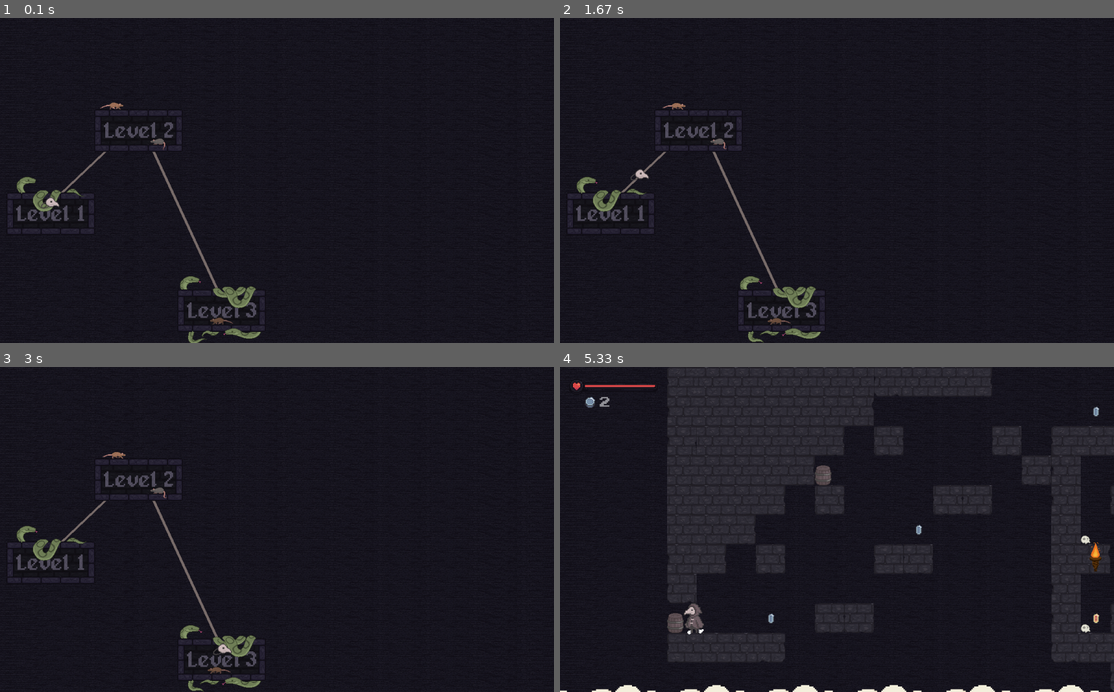
Above: before the commit, frames 1-4 (two rows, left to right).
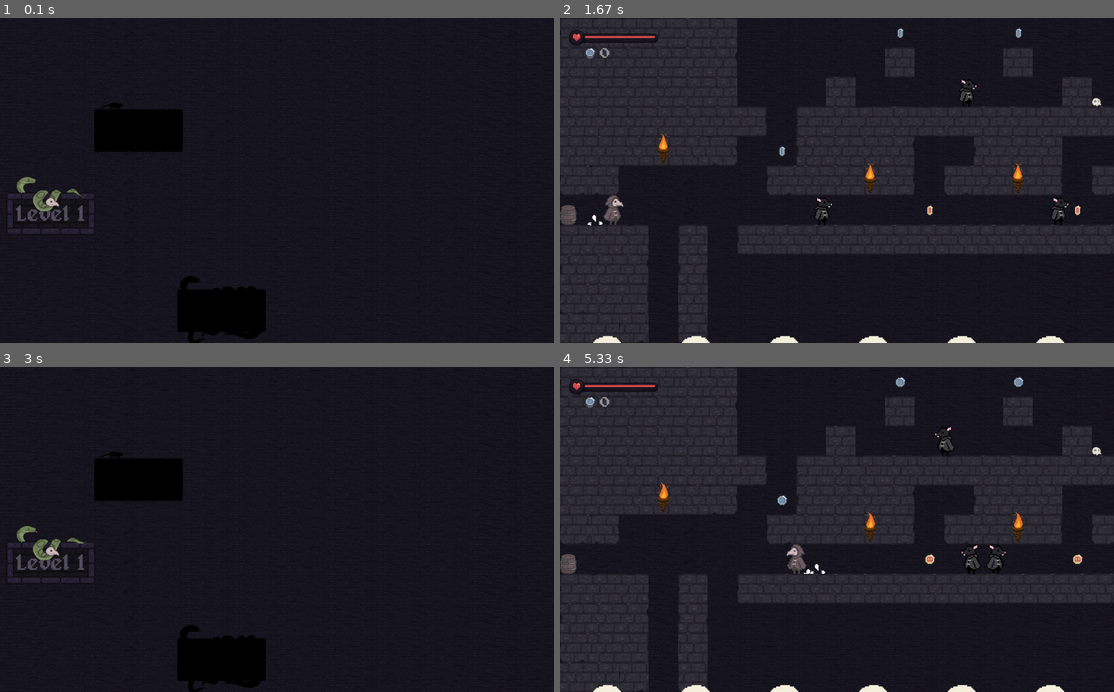
Above: after the commit, the same moments.

Repository: Michael-merlot/Pygame_4_Steve_jOBS_bvt2207
Game: pygame game, started from Code/main.py
The game is run twice, just before and just after one commit, with the same random seed, the same clock (stepped at 60 frames per second) and the same inputs.
Inputs:
- Up to frame 1 (0.1 s): no input
- Up to frame 2 (1.67 s): tap Space at 0.33, 1.23, 1.53 s; hold D 0.67-1.13 s; hold D 1.17-1.63 s
- Up to frame 3 (3 s): hold D 1.67-2.2 s; tap Space at 1.73, 2.03, 2.3, 2.6, 2.73 s; hold A 2.23-2.63 s; hold D from 2.67 s (still down)
- Up to frame 4 (5.33 s): tap Space at 3.03, 3.4, 3.7, 3.9, 4.2, 4.4, 4.7, 4.9, 5.2 s; release D at 3.3 s; hold D 3.33-3.8 s; hold D 3.83-4.3 s; hold D 4.33-4.8 s; hold A from 4.83 s (still down)

The runs differ from the first frame. In frame 1, 3.7% of the frame differs, in the area x 11-48%, y 25-100%; in frame 2, 21%; in frame 3, 3.8%; in frame 4, 23%, in the area x 0-100%, y 0-100%.

Commit message:
Optimize code and add new files

Diff:
--- a/Code/level.py
+++ b/Code/level.py
@@ -16,6 +16,12 @@
         self.display_surface = surface
         self.world_shift = 0
         self.current_x = None
+
+        # Музыка
+        self.coin_sound = pygame.mixer.Sound('../audio/effects/coin.wav')
+        self.coin_sound.set_volume(0.1)
+        self.stomp_sound = pygame.mixer.Sound('../audio/effects/stomp.wav')
+        self.stomp_sound.set_volume(0.1)
 
         # Связь с внешним миром
         self.create_overworld = create_overworld
@@ -141,43 +147,36 @@
 
     def hor_movement_collision(self):
         player = self.player.sprite
-        player.rect.x += player.direction.x * player.speed
+        player.collision_rect.x += player.direction.x * player.speed
         collidable_sprites = self.terrain_sprites.sprites() + self.crate_sprites.sprites()
         for sprite in collidable_sprites:
-            if sprite.rect.colliderect(player.rect):
+            if sprite.rect.colliderect(player.collision_rect):
                 if player.direction.x < 0:
-                    player.rect.left = sprite.rect.right
+                    player.collision_rect.left = sprite.rect.right
                     player.on_left = True
                     self.current_x = player.rect.left
                 elif player.direction.x > 0:
-                    player.rect.right = sprite.rect.left
+                    player.collision_rect.right = sprite.rect.left
                     player.on_right = True
                     self.current_x = player.rect.right
-
-        if player.on_left and (player.rect.left < self.current_x or player.direction.x >= 0):
-            player.on_left = False
-        if player.on_right and (player.rect.right < self.current_x or player.direction.x <= 0):
-            player.on_right = False
 
     def ver_movement_collision(self):
         player = self.player.sprite
         player.apply_gravity()
         collidable_sprites = self.terrain_sprites.sprites() + self.crate_sprites.sprites()
         for sprite in collidable_sprites:
-            if sprite.rect.colliderect(player.rect):
+            if sprite.rect.colliderect(player.collision_rect):
                 if player.direction.y > 0:
-                    player.rect.bottom = sprite.rect.top
+                    player.collision_rect.bottom = sprite.rect.top
                     player.direction.y = 0
                     player.on_ground = True
                 elif player.direction.y < 0:
-                    player.rect.top = sprite.rect.bottom
+                    player.collision_rect.top = sprite.rect.bottom
                     player.direction.y = 0
                     player.on_ceiling = True
 
         if player.on_ground and player.direction.y < 0 or player.direction.y > 1:
             player.on_ground = False
-        if player.on_ceiling and player.direction.y > 0:
-            player.on_ceiling = False
 
     def scroll_x(self):
         player = self.player.sprite
@@ -220,6 +219,7 @@
     def check_coin_collisions(self):
         collided_coins = pygame.sprite.spritecollide(self.player.sprite, self.coin_sprites, True)
         if collided_coins:
+            self.coin_sound.play()
             for coin in collided_coins:
                 self.change_coins(coin.value)
 
@@ -232,6 +232,7 @@
                 enemy_top = enemy.rect.top # Сверху
                 player_bottom = self.player.sprite.rect.bottom # Расстояние
                 if enemy_top < player_bottom < enemy_center and self.player.sprite.direction.y >= 0:
+                    self.stomp_sound.play()
                     self.player.sprite.direction.y = -15
                     explosion_sprite = ParticleEffect(enemy.rect.center, 'explosion')
                     self.explosion_sprites.add(explosion_sprite)
@@ -239,12 +240,15 @@
                 else:
                     self.player.sprite.get_damage()
 
-
     def run(self):
         # Пробег игры и уровня
 
         # Декорация
         self.sky.draw(self.display_surface)
+
+        # Пыль
+        self.dust_sprite.update(self.world_shift)
+        self.dust_sprite.draw(self.display_surface)
 
         # Блоки
         self.terrain_sprites.update(self.world_shift)
@@ -274,10 +278,6 @@
         self.explosion_sprites.update(self.world_shift)
         self.explosion_sprites.draw(self.display_surface)
 
-        # Пыль
-        self.dust_sprite.update(self.world_shift)
-        self.dust_sprite.draw(self.display_surface)
-
         # Игровые спрайты
         self.player.update()
         self.hor_movement_collision()
--- a/Code/main.py
+++ b/Code/main.py
@@ -9,14 +9,19 @@
     def __init__(self):
 
         # Игровые атрибуты
-        self.max_level = 2
+        self.max_level = 0
         self.max_health = 100
         self.current_health = 100
         self.coins = 0
 
+        # Музыка
+        self.level_bg_music = pygame.mixer.Sound('../audio/level_music.mp3')
+        self.overworld_bg_music = pygame.mixer.Sound('../audio/overworld_music.mp3')
+
         # Создание мира
         self.overworld = Overworld(0, self.max_level, screen, self.create_level)
         self.status = 'overworld'
+        self.overworld_bg_music.play(loops= -1)
 
         # Пользовательский интерфейс
         self.ui = UI(screen)
@@ -24,12 +29,16 @@
     def create_level(self, current_level):
         self.level = Level(current_level, screen, self.create_overworld, self.change_coins, self.change_health)
         self.status = 'level'
+        self.overworld_bg_music.stop()
+        self.level_bg_music.play(loops= -1)
 
     def create_overworld(self, current_level, new_max_level):
         if new_max_level > self.max_level:
             self.max_level = new_max_level
         self.overworld = Overworld(current_level, self.max_level, screen, self.create_level)
         self.status = 'overworld'
+        self.overworld_bg_music.play(loops= -1)
+        self.level_bg_music.stop()
 
     def change_coins(self, amount):
         self.coins += amount
@@ -44,6 +53,8 @@
             self.max_level = 0
             self.overworld = Overworld(0, self.max_level, screen, self.create_level)
             self.status = 'overworld'
+            self.level_bg_music.stop()
+            self.overworld_bg_music.play(loops=-1)
 
     def run(self):
         if self.status == 'overworld':
@@ -53,7 +64,6 @@
             self.ui.show_health(self.current_health, self.max_health)
             self.ui.show_coins(self.coins)
             self.check_game_over()
-
 
 # Pygame setup
 pygame.init()
--- a/Code/player.py
+++ b/Code/player.py
@@ -24,6 +24,7 @@
         self.speed = 8
         self.gravity = 0.8
         self.jump_speed = -16
+        self.collision_rect = pygame.Rect(self.rect.topleft, (50, self.rect.height))
 
         # Статус игрока
         self.status = 'idle'
@@ -38,6 +39,12 @@
         self.invincible = False
         self.invincibility_duration = 500
         self.hurt_time = 0
+
+        # Музыка
+        self.jump_sound = pygame.mixer.Sound('../audio/effects/jump.wav')
+        self.jump_sound.set_volume(0.1)
+        self.hit_sound = pygame.mixer.Sound('../audio/effects/hit.wav')
+        self.hit_sound.set_volume(0.1)
 
     def import_character_assets(self):
         character_path = '../graphics/character/'
@@ -61,30 +68,17 @@
         image = animation[int(self.frame_index)]
         if self.facing_right:
             self.image = image
+            self.rect.bottomleft = self.collision_rect.bottomleft
         else:
             flipped_image = pygame.transform.flip(image, True, False)
             self.image = flipped_image
+            self.rect.bottomright = self.collision_rect.bottomright
 
         if self.invincible:
             alpha = self.wave_value()
             self.image.set_alpha(alpha)
         else:
             self.image.set_alpha(255)
-
-        # Установка прямых переменных
-        if self.on_ground and self.on_right:
-            self.rect = self.image.get_rect(bottomright = self.rect.bottomright)
-        elif self.on_ground and self.on_left:
-            self.rect = self.image.get_rect(bottomleft=self.rect.bottomleft)
-        elif self.on_ground:
-            self.rect = self.image.get_rect(midbottom=self.rect.midbottom)
-
-        elif self.on_ceiling and self.on_right:
-            self.rect = self.image.get_rect(topright = self.rect.topright)
-        elif self.on_ceiling and self.on_left:
-            self.rect = self.image.get_rect(topleft = self.rect.topleft)
-        elif self.on_ceiling:
-            self.rect = self.image.get_rect(midtop = self.rect.midtop)
 
     def run_dust_animation(self):
         if self.status == 'run' and self.on_ground:
@@ -131,13 +125,15 @@
 
     def apply_gravity(self):
         self.direction.y += self.gravity
-        self.rect.y += self.direction.y
+        self.collision_rect.y += self.direction.y
 
     def jump(self):
         self.direction.y = self.jump_speed
+        self.jump_sound.play()
 
     def get_damage(self):
         if not self.invincible:
+            self.hit_sound.play()
             self.change_health(-25)
             self.invincible = True
             self.hurt_time = pygame.time.get_ticks()
@@ -148,12 +144,10 @@
             if current_time - self.hurt_time >= self.invincibility_duration:
                 self.invincible = False
 
-
     def wave_value(self):
         value = sin(pygame.time.get_ticks())
         if value >= 0: return 255
         else: return 0
-
 
     def update(self):
         self.get_input()
Binary file added: graphics/overworld/3/5.png
Binary file added: graphics/overworld/3/6.png
Binary file added: graphics/overworld/3/7.png
Binary file added: graphics/overworld/3/8.png
Binary file added: graphics/overworld/4/5.png
Binary file added: graphics/overworld/4/6.png
Binary file added: graphics/overworld/4/7.png
Binary file added: graphics/overworld/4/8.png
Not shown, added: audio/effects/coin.wav
Not shown, added: audio/effects/hit.wav
Not shown, added: audio/effects/jump.wav
Not shown, added: audio/effects/stomp.wav
(and 2 more such lines)
